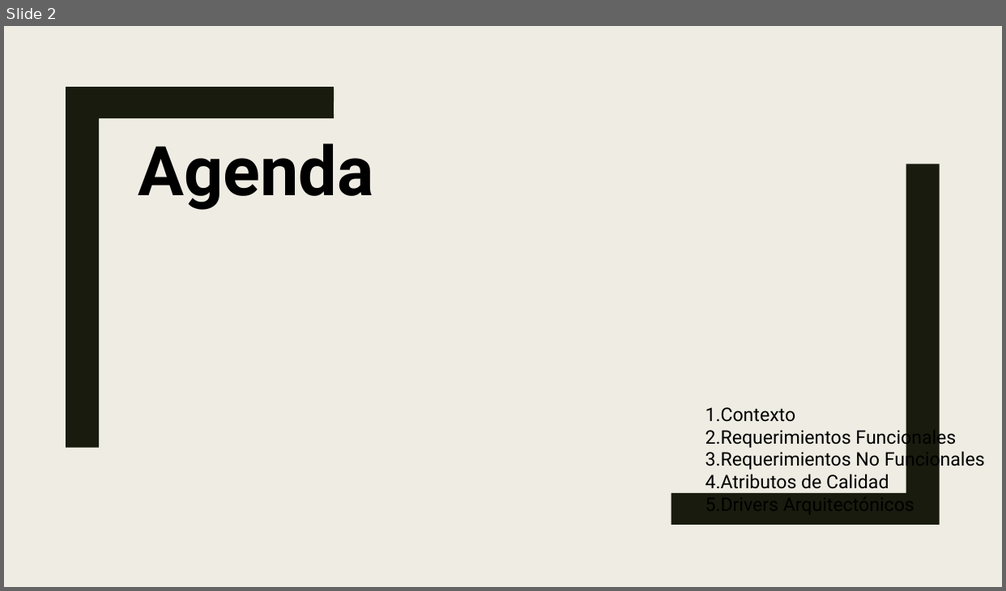
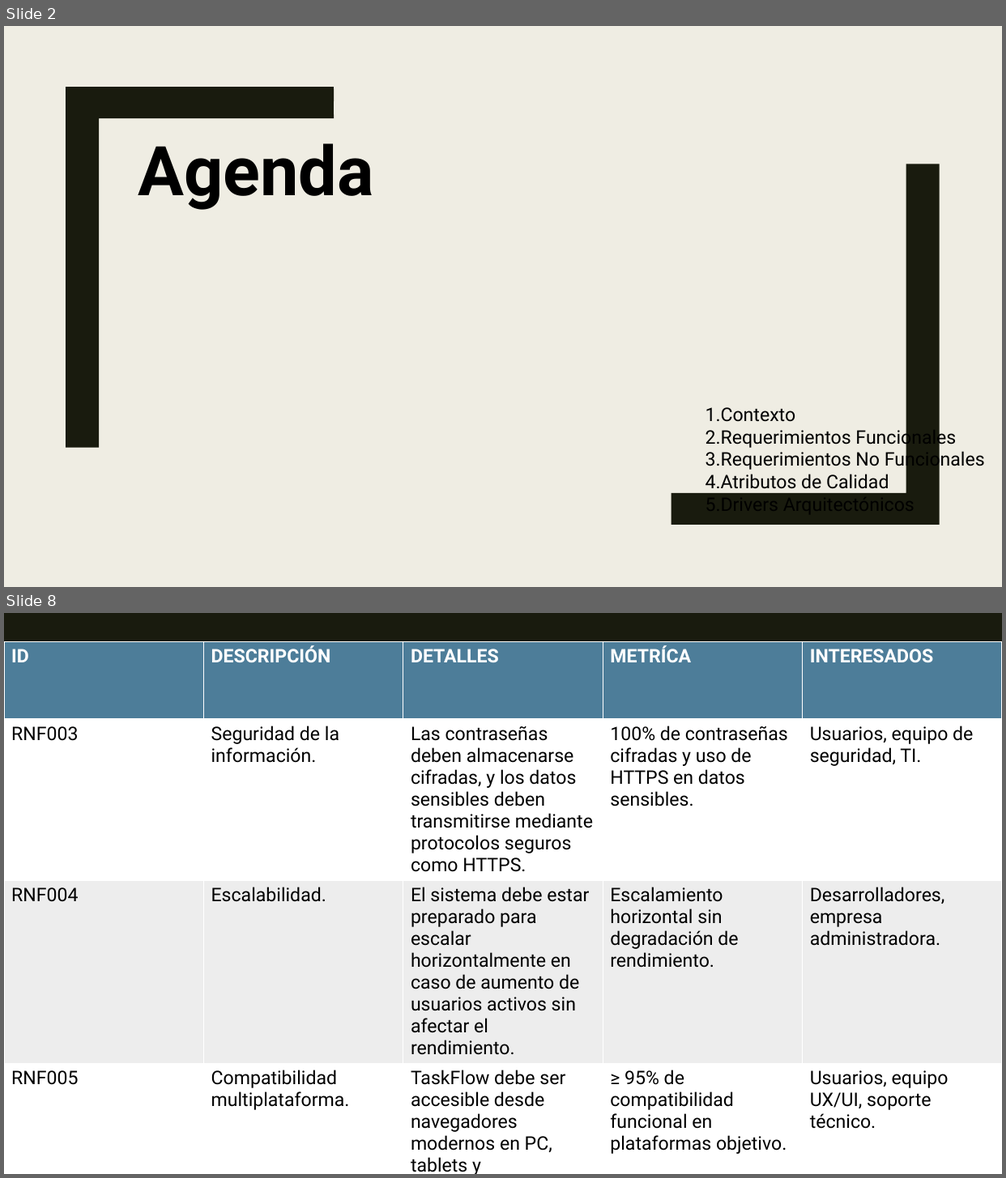
Before and after one commit to Jucer74/SoftwareArchitecture, a slide deck: Project/Context/taskflow.contex.pptx. Shown one above the other, each under a label of ours: slide 2 before the commit, slides 2 and 8 after it; the slides between them are not shown. The pictures are 1006x591 and 1006x1178 pixels, drawn with LibreOffice and Linux fonts; fonts in the diff are those of the drawing. Boxes give left, top, right and bottom in pixels: in the first picture for what was removed or moved away, otherwise in the second. Text is boxed around its words. In the diff, an @@ line names an element or a change of style, - is before the commit and + after.

```diff
--- a/Project/Context/taskflow.contex.pptx
+++ b/Project/Context/taskflow.contex.pptx
@@ slide 8 added at (4,613,1002,1174), background #191B0E @@
@@ table added at (4,642,1002,1174), 4 rows, 5 columns @@
+ID | DESCRIPCIÓN | DETALLES | METRÍCA | INTERESADOS
+RNF003 | Seguridad de la información. | Las contraseñas deben almacenarse cifradas, y los datos sensibles deben transmitirse mediante protocolos seguros como HTTPS. | 100% de contraseñas cifradas y uso de HTTPS en datos sensibles. | Usuarios, equipo de seguridad, TI.
+RNF004 | Escalabilidad. | El sistema debe estar preparado para escalar horizontalmente en caso de aumento de usuarios activos sin afectar el rendimiento. | Escalamiento horizontal sin degradación de rendimiento. | Desarrolladores, empresa administradora.
+RNF005 | Compatibilidad multiplataforma. | TaskFlow debe ser accesible desde navegadores modernos en PC, tablets y smartphones sin pérdida de funcionalidad. | ≥ 95% de compatibilidad funcional en plataformas objetivo. | Usuarios, equipo UX/UI, soporte técnico.
@@ freeform shape added at (671,751,940,1112), fill #EFEDE3 @@
```
Also in this commit, not shown: 2 slides changed, 7 other slides added.
